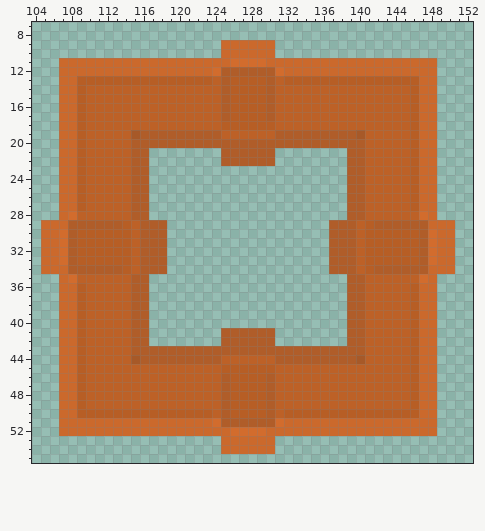
Two states of a pixel-art file, build/Aseprite files/pipes.aseprite. Above, as it was before the edit.
160x160 pixels, 1 frame. Colours within 5 levels of each other are drawn and written as one. Shown: x 104..152, y 7..55. The commit also changed other parts of the picture, which this record leaves out.
Now the later version:
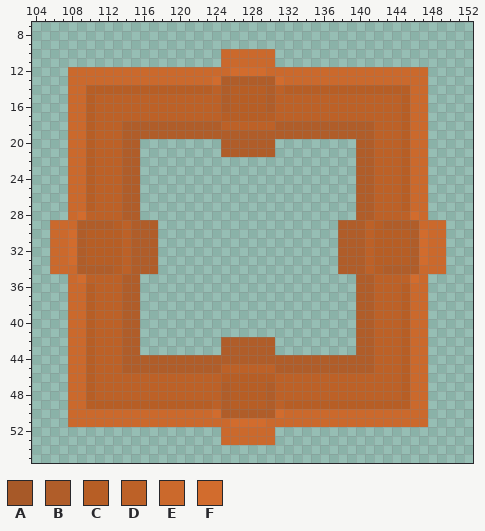
Palette (. is transparent): A #a75928  B #b05d29  C #b75e25  D #bd6127  E #cb692c  F #d26c2d
From old to new:
layer "Layer 2" now hidden
Changed rows in their new state; - is an unchanged pixel.
Layer "Layer 3":
first column x 105:
 9 --------------------......--------------------
11 --..................-EEEE-..................--
12 --.----------------EEFFFFEE----------------.--
13 --.-EEEEEEEEEEEEEEEF-BBBB-FEEEEEEEEEEEEEEE-.--
14 --.-ECCCCCCCCCCCCCC--------CCCCCCCCCCCCCCE-.--
15 --.-EC----------------------------------CE-.--
16 --.-EC----------------------------------CE-.--
17 --.-EC--------------C----C--------------CE-.--
18 --.-EC---BBBBBBBBBBBDDDDDDBBBBBBBBBBB---CE-.--
19 --.-EC---BB---------BBBBBB---------BB---CE-.--
20 --.-EC---B-.........------.........-B---CE-.--
21 --.-EC---B-.----------------------.-B---CE-.--
22 --.-EC---B-.--------......--------.-B---CE-.--
23 --.-EC---B-.----------------------.-B---CE-.--
24 --.-EC---B-.----------------------.-B---CE-.--
25 --.-EC---B-.----------------------.-B---CE-.--
26 --.-EC---B-.----------------------.-B---CE-.--
27 --.-EC---B-.----------------------.-B---CE-.--
28 --.EF----B-.----------------------.-B----FE.--
29 .--E----CDB--.------------------.--BDC----E--.
30 .-EFB----DB--.------------------.--BD----BFE-.
31 .-EFB----DB--.------------------.--BD----BFE-.
32 .-EFB----DB--.------------------.--BD----BFE-.
33 .-EFB----DB--.------------------.--BD----BFE-.
34 .--E----CDB--.------------------.--BDC----E--.
35 --.EF----B-.----------------------.-B----FE.--
36 --.-EC---B-.----------------------.-B---CE-.--
37 --.-EC---B-.----------------------.-B---CE-.--
38 --.-EC---B-.----------------------.-B---CE-.--
39 --.-EC---B-.----------------------.-B---CE-.--
40 --.-EC---B-.----------------------.-B---CE-.--
41 --.-EC---B-.--------......--------.-B---CE-.--
42 --.-EC---B-.----------------------.-B---CE-.--
43 --.-EC---B-.........------.........-B---CE-.--
44 --.-EC---BB---------BBBBBB---------BB---CE-.--
45 --.-EC---BBBBBBBBBBBDDDDDDBBBBBBBBBBB---CE-.--
46 --.-EC--------------C----C--------------CE-.--
47 --.-EC----------------------------------CE-.--
48 --.-EC----------------------------------CE-.--
49 --.-ECCCCCCCCCCCCCC--------CCCCCCCCCCCCCCE-.--
50 --.-EEEEEEEEEEEEEEEF-BBBB-FEEEEEEEEEEEEEEE-.--
51 --.----------------EEFFFFEE----------------.--
52 --..................-EEEE-..................--
54 --------------------......--------------------
Pixel boxes of the changes (left, top, right, bottom) in both pictures:
changed: (41, 40, 455, 454)
